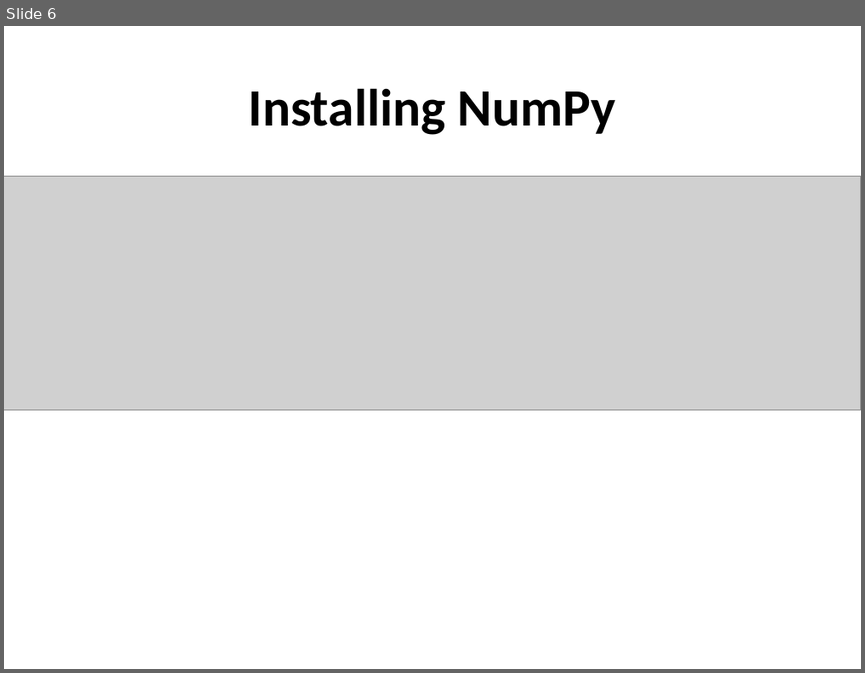
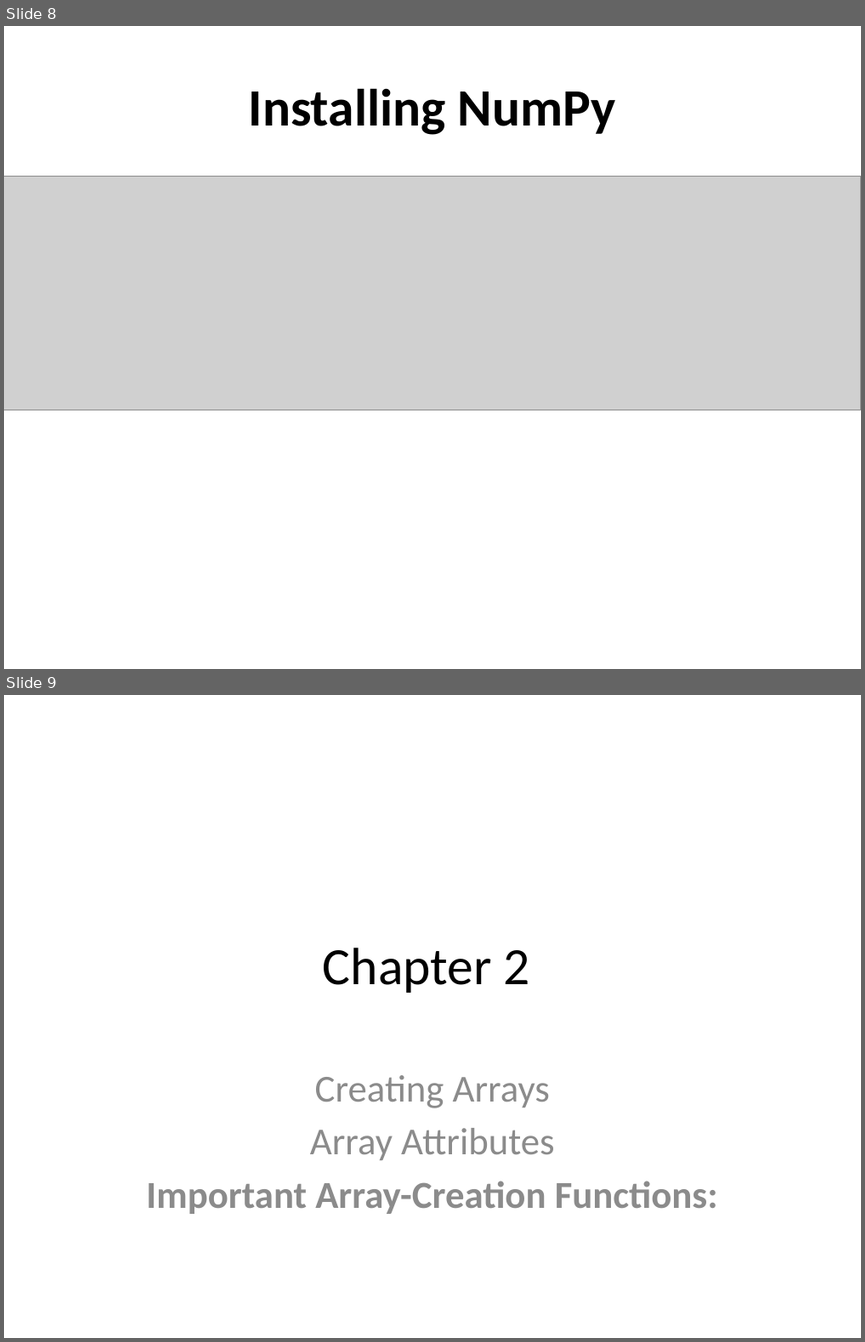
Before and after one commit to tamilgovind2025/tamilgovind2025_projects, a slide deck: 00_python_projects/01_numpy/00_numpy_complete_notes.pptx. Shown one above the other, each under a label of ours: slide 6 before the commit, slides 8 and 9 after it. The pictures are 865x673 and 865x1342 pixels, drawn with LibreOffice and Linux fonts; fonts in the diff are those of the drawing; grey boxes stand for pictures. Boxes give left, top, right and bottom in pixels: in the first picture for what was removed or moved away, otherwise in the second. Text is boxed around its words. In the diff, an @@ line names an element or a change of style, - is before the commit and + after.

```diff
--- a/00_python_projects/01_numpy/00_numpy_complete_notes.pptx
+++ b/00_python_projects/01_numpy/00_numpy_complete_notes.pptx
@@ slide 9 added at box(4, 695, 861, 1338), background #FFFFFF @@
@@ title added at box(323, 947, 530, 993), 44 pt, text #000000 @@
+Chapter 2
@@ subtitle added at box(146, 1075, 718, 1213), 32 pt, text #8C8C8C, bold @@
+Creating Arrays
+Array Attributes
+Important Array-Creation Functions:
@@ what was slide 6 is now slide 8 @@
```
Also in this commit, not shown: 4 other slides added, 6 other files.
